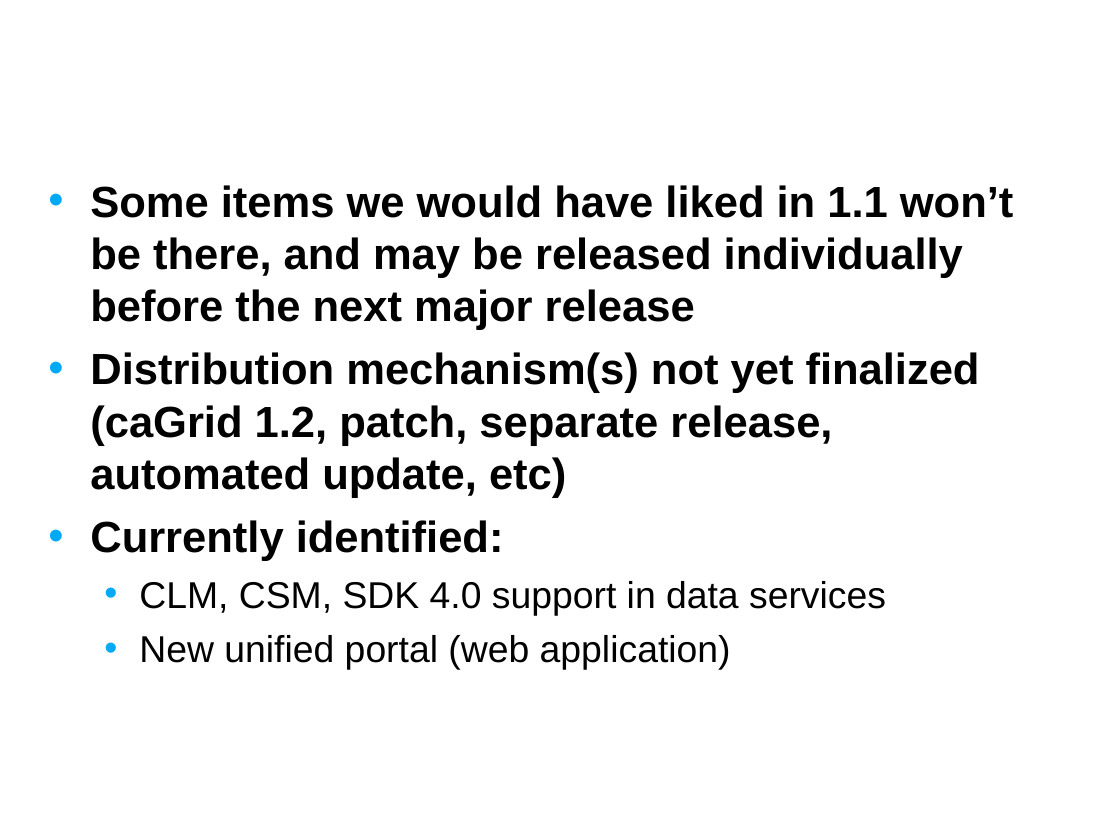
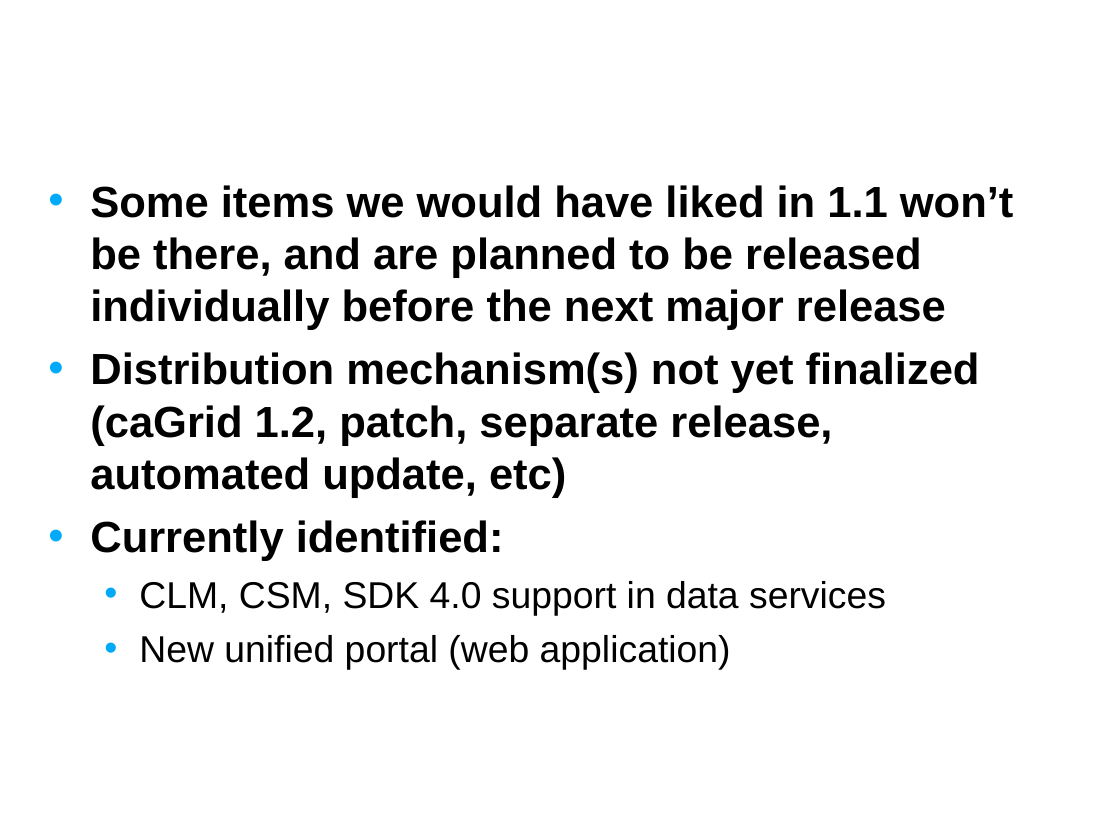
Before and after one commit to NCIP/cagrid-portal, a slide deck: slide 4 of cagrid-1-0/Documentation/presentations/200708_VCDE_ARCH/20070806_Day1_Future_Planning.ppt. Drawn at 1120x840 pixels with LibreOffice and Linux fonts; fonts in the diff are those of the drawing; background and template pictures are left out. Boxes give left, top, right and bottom in pixels: in the first picture for what was removed or moved away, otherwise in the second. Text is boxed around its words. In the diff, an @@ line names an element or a change of style, - is before the commit and + after.

```diff
--- a/cagrid-1-0/Documentation/presentations/200708_VCDE_ARCH/20070806_Day1_Future_Planning.ppt
+++ b/cagrid-1-0/Documentation/presentations/200708_VCDE_ARCH/20070806_Day1_Future_Planning.ppt
@@ text at box(90, 185, 1013, 330): text changed @@
-• Some items we would have liked in 1.1 won’t be there, and may be released individually before the next major release
+• Some items we would have liked in 1.1 won’t be there, and are planned to be released individually before the next major release
```
